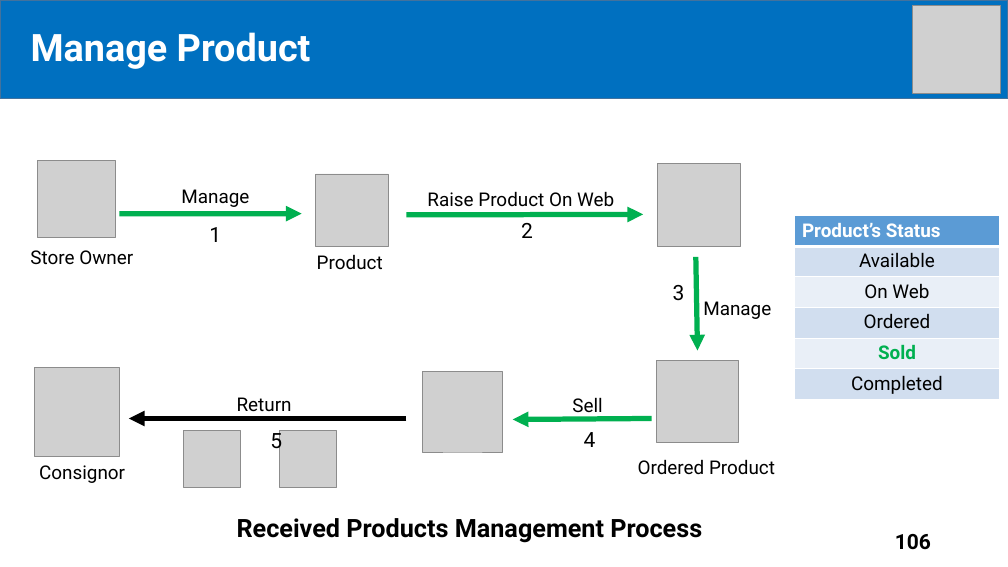
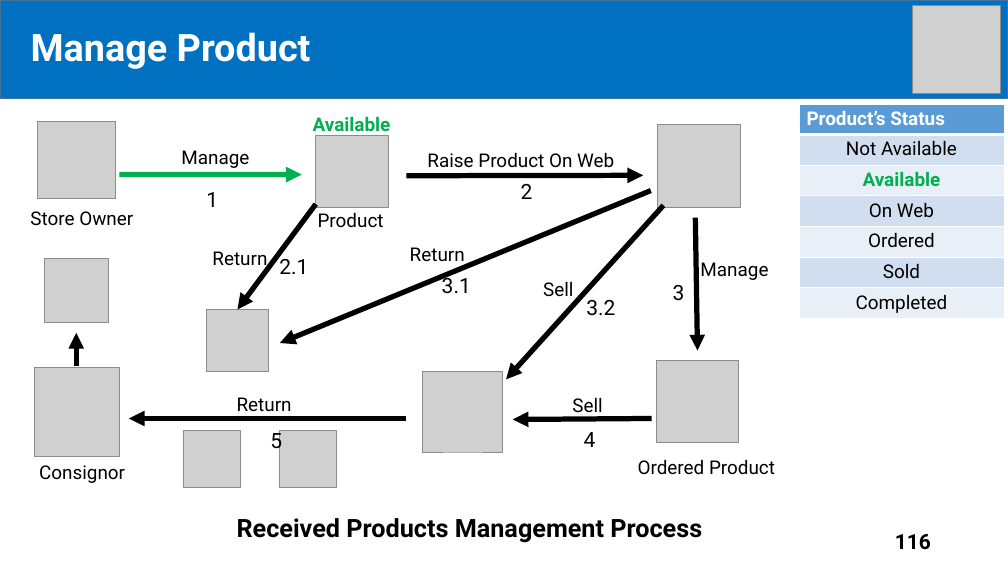
Before and after one commit to tiendan3108/CP, a slide deck: slide 116 of Source/Presentation/PreFinalPresentation.pptx (slide 106 before the commit). Drawn at 1008x567 pixels with LibreOffice and Linux fonts; fonts in the diff are those of the drawing; grey boxes stand for pictures. Boxes give left, top, right and bottom in pixels: in the first picture for what was removed or moved away, otherwise in the second. Text is boxed around its words. In the diff, an @@ line names an element or a change of style, - is before the commit and + after.

```diff
--- a/Source/Presentation/PreFinalPresentation.pptx
+++ b/Source/Presentation/PreFinalPresentation.pptx
@@ text added at (313, 116, 391, 136), 18 pt, text #00B050, bold @@
+Available
@@ table at (799, 104, 1004, 318) @@
+row 2: Not Available
@@ table: place and size @@
-table at (795, 216, 1000, 400)
+table at (799, 104, 1004, 318)
@@ 5 texts, 3 pictures, 2 arrows: place and size @@
-5 texts, 3 pictures, 2 arrows at (30, 160, 740, 270)
+5 texts, 3 pictures, 2 arrows at (30, 121, 740, 227)
@@ arrow (407, 175) - (644, 175): stroke #00B050 5 pt to #000000 5 pt @@
@@ text "1": place and size @@
-text "1" at (209, 227, 221, 242)
+text "1" at (206, 192, 218, 207)
@@ arrow added from (316, 204) to (237, 309), #000000 5 pt @@
@@ arrow added from (651, 191) to (280, 343), #000000 5 pt @@
@@ arrow added from (664, 206) to (507, 380), #000000 5 pt @@
@@ arrow moved from (696, 257) - (698, 351) to (696, 218) - (698, 351) @@
@@ arrow (696, 218) - (698, 351): stroke #00B050 5 pt to #000000 5 pt @@
@@ picture added at (45, 259, 108, 322) @@
@@ text added at (212, 251, 267, 271), 18 pt, text #000000 @@
+Return
@@ text added at (279, 254, 308, 274), 20 pt, text #000000 @@
+2.1
@@ text added at (410, 247, 465, 266), 18 pt, text #000000 @@
+Return
@@ text "Manage": place and size @@
-text "Manage" at (703, 301, 771, 319)
+text "Manage" at (700, 262, 768, 280)
@@ text added at (442, 273, 471, 294), 20 pt, text #000000 @@
+3.1
@@ text added at (543, 281, 573, 297), 18 pt, text #000000 @@
+Sell
@@ picture added at (206, 309, 268, 371) @@
@@ text added at (586, 300, 615, 316), 20 pt, text #000000 @@
+3.2
@@ arrow added from (76, 366) to (76, 333), #000000 5 pt @@
@@ arrow (652, 419) - (513, 420): stroke #00B050 5 pt to #000000 5 pt @@
@@ page number at (895, 534, 931, 550): text changed @@
-106
+116
```
Also in this commit, not shown: 48 other slides changed, 13 slides added.
